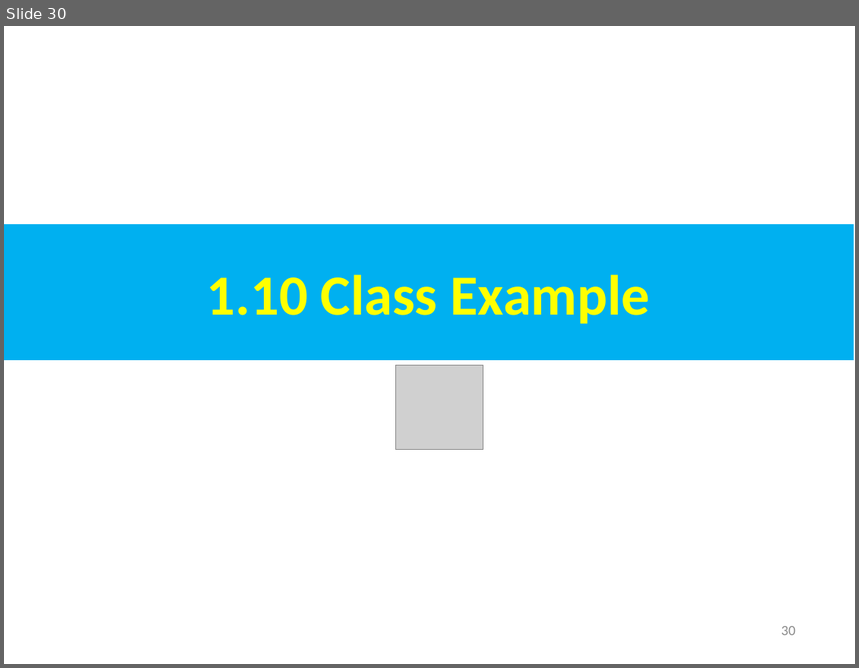
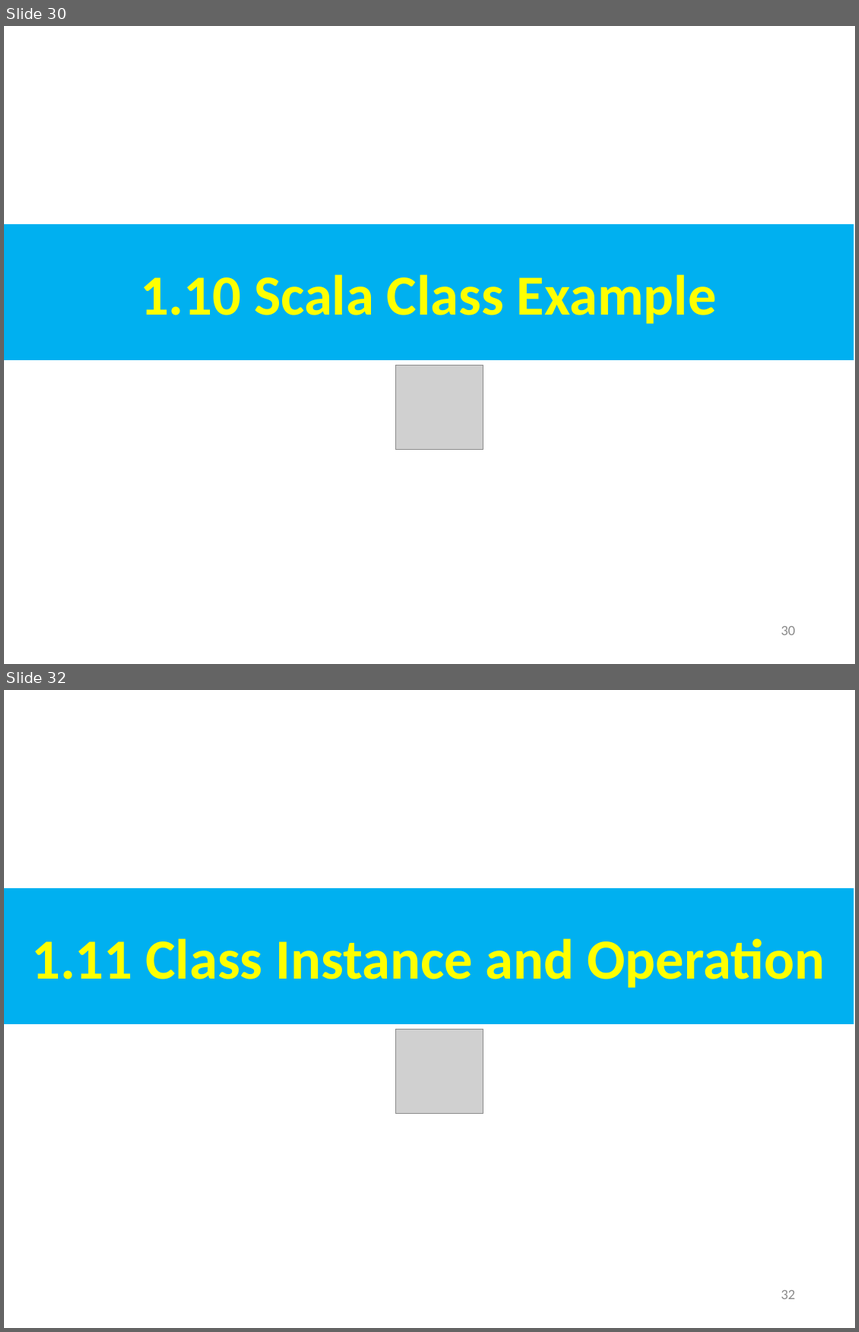
Before and after one commit to peterhchen/AIU_CS800_Chisel, a slide deck: 300_UCB_BC/001_Scala/000_Video/001_Scala.ppt. Shown one above the other, each under a label of ours: slide 30 before the commit, slides 30 and 32 after it; the slides between them are not shown. The pictures are 859x668 and 859x1332 pixels, drawn with LibreOffice and Linux fonts; fonts in the diff are those of the drawing; grey boxes stand for pictures. Boxes give left, top, right and bottom in pixels: in the first picture for what was removed or moved away, otherwise in the second. Text is boxed around its words. In the diff, an @@ line names an element or a change of style, - is before the commit and + after.

```diff
--- a/300_UCB_BC/001_Scala/000_Video/001_Scala.ppt
+++ b/300_UCB_BC/001_Scala/000_Video/001_Scala.ppt
@@ slide 32 added at (4, 690, 855, 1328), background #FFFFFF @@
@@ rectangle added at (4, 888, 854, 1024), fill #00B0F0, 48 pt, text #FFFF00, bold @@
+1.11 Class Instance and Operation
@@ picture added at (396, 1030, 484, 1114) @@
@@ page number added at (781, 1290, 796, 1300), 12 pt, text #8B8B8B @@
+32
@@ slide 30 changed as well @@
@@ text in rectangle at (140, 275, 717, 324): text changed @@
-1.10 Class Example
+1.10 Scala Class Example
```
Also in this commit, not shown: 4 other slides changed, 8 other slides added.
